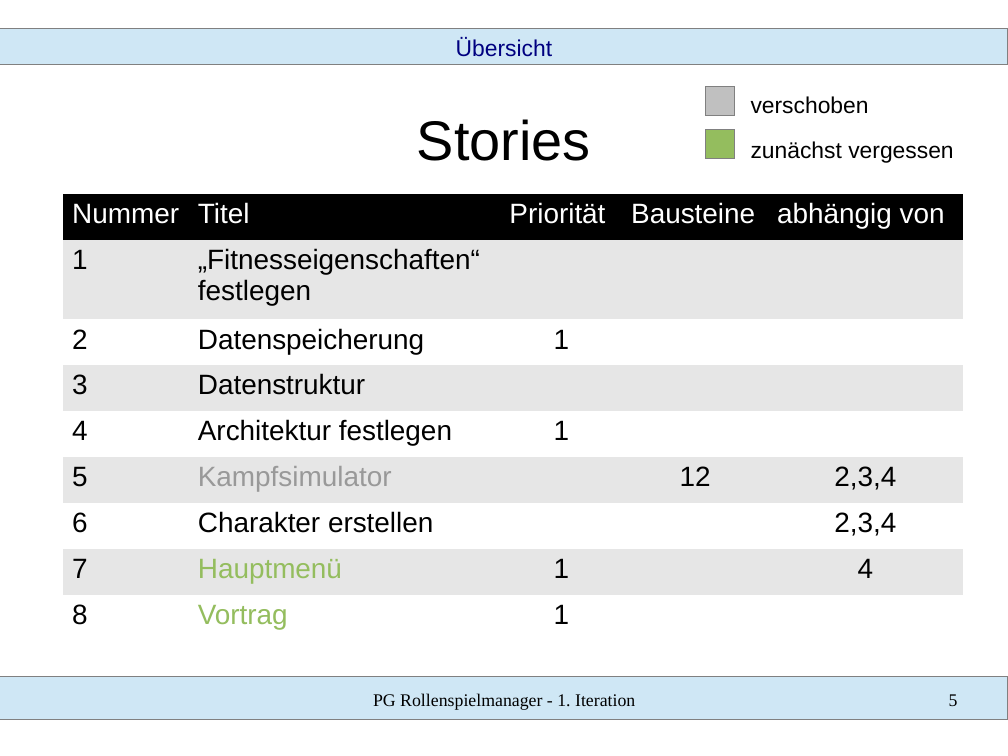
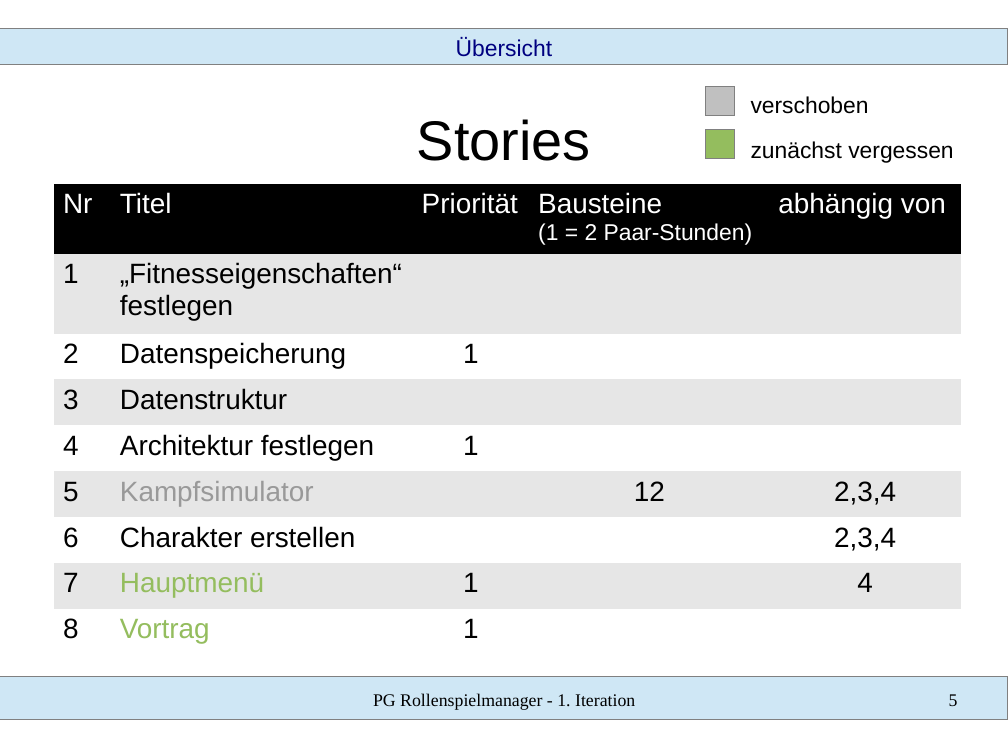
Before and after one commit to SWT-Projektgruppe-2015/Rollenspielmanager, a slide deck: slide 5 of Dokumente/01 Iteration/vortrag.odp. Drawn at 1008x756 pixels with LibreOffice and Linux fonts; fonts in the diff are those of the drawing. Boxes give left, top, right and bottom in pixels: in the first picture for what was removed or moved away, otherwise in the second. Text is boxed around its words. In the diff, an @@ line names an element or a change of style, - is before the commit and + after.

```diff
--- a/Dokumente/01 Iteration/vortrag.odp
+++ b/Dokumente/01 Iteration/vortrag.odp
@@ table at (x1=54, y1=184, x2=960, y2=651) @@
-row 1, column 1: Nummer
+row 1, column 1: Nr
-row 1, column 4: Bausteine
+row 1, column 4: Bausteine / (1 = 2 Paar-Stunden)
@@ table resized from (x1=63, y1=194, x2=963, y2=641) to (x1=54, y1=184, x2=960, y2=651) @@
```
Also in this commit, not shown: 4 other slides changed, 12 slides added, 1 slide removed, 4 other files.
